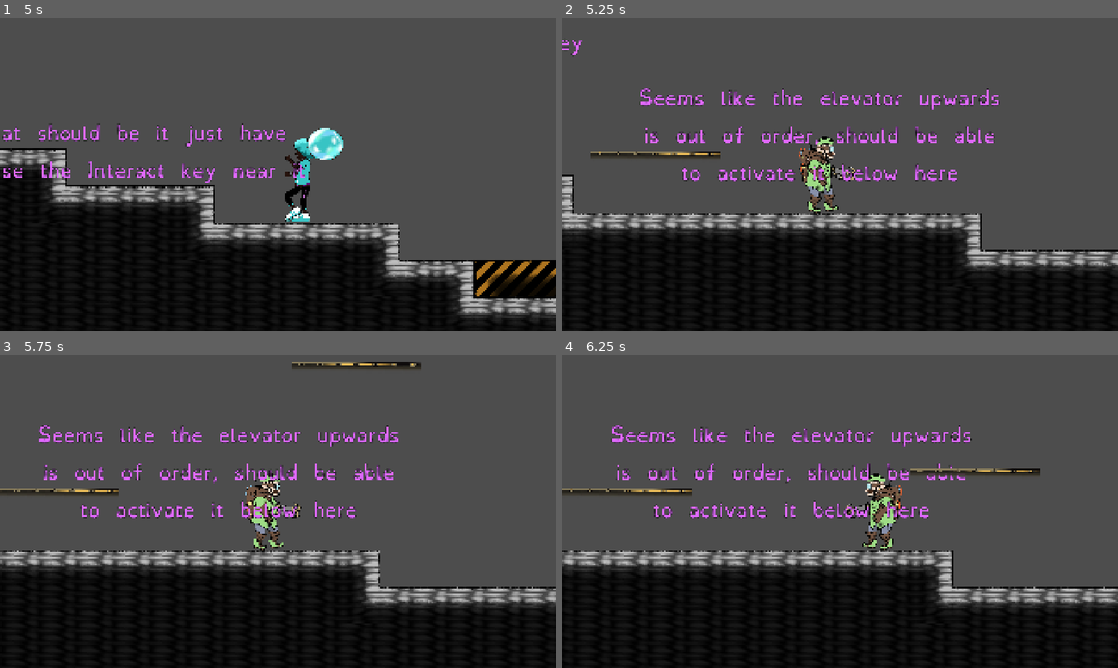
Above: before the commit, frames 1-4 (two rows, left to right).
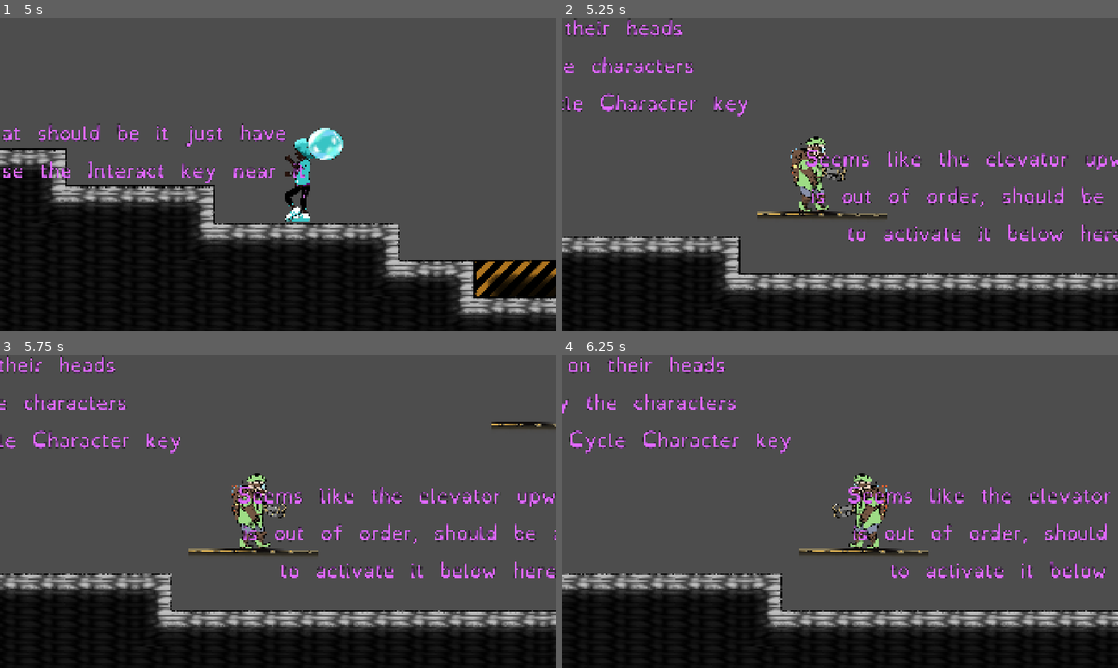
Above: after the commit, the same moments.

Repository: ArtemisMattle/escape
Game: Godot game, scene res://scenes/level.tscn
The game is run twice, just before and just after one commit, with the same random seed, the same clock (stepped at 60 frames per second) and the same inputs. This scene is started directly instead of the project's main scene.
Inputs (mouse positions are in pixels of both pictures, inside the frame that each line leads up to):
- Up to frame 1 (5 s): move the mouse to (400, 158) at 0.52 s; hold R (nextChar) 0.53-1.28 s; hold D (right) 0.53-2.03 s; click (400, 158) at 0.67 s; tap Space (jump) at 0.77, 1.52, 3.02, 3.77, 4.52 s; move the mouse to (166, 190) at 1.27 s; tap Q (special) at 1.35 s; move the mouse to (333, 105) at 2.02 s; hold A (left) 2.03-2.78 s; hold E (use) 2.03-2.78 s; move the mouse to (250, 237) at 2.77 s; hold D (right) 2.78-4.28 s; tap R (nextChar) at 2.85 s; click (250, 237) at 2.92 s; move the mouse to (266, 183) at 3.52 s; hold Q (special) 3.53-4.28 s; click (266, 183) at 3.67 s; move the mouse to (111, 127) at 4.27 s; hold A (left) from 4.28 s (still down); tap E (use) at 4.35 s
- Up to frame 2 (5.25 s): move the mouse to (867, 174) at 5.02 s; release A (left) at 5.03 s; hold D (right) from 5.03 s (still down); hold R (nextChar) from 5.03 s (still down); click (867, 174) at 5.17 s
- Up to frame 3 (5.75 s): keep holding D (right); keep holding R (nextChar)
- Up to frame 4 (6.25 s): move the mouse to (756, 433) at 5.77 s; release D (right) at 5.78 s; release R (nextChar) at 5.78 s; hold A (left) from 5.78 s (still down); tap Q (special) at 5.85 s; tap Space (jump) at 6.02 s

Frame 1 is identical in both runs. In frame 2, 24% of the frame differs, in the area x 0-100%, y 0-90%; in frame 3, 24%; in frame 4, 23%.

Commit message:
small addition

Diff:
--- a/scenes/grant_grapplinghook.tscn
+++ b/scenes/grant_grapplinghook.tscn
@@ -135,7 +135,6 @@
 shape = SubResource("CapsuleShape2D_5k2vy")
 
 [node name="Skeleton2D" type="Skeleton2D" parent="."]
-visible = false
 modification_stack = SubResource("SkeletonModificationStack2D_umcca")
 
 [node name="hip" type="Bone2D" parent="Skeleton2D"]
@@ -360,7 +359,7 @@
 position = Vector2(9, -74)
 
 [node name="handLT" type="Node2D" parent="ikTargets"]
-position = Vector2(330, -126)
+position = Vector2(479, -191)
 
 [node name="headT" type="Node2D" parent="ikTargets"]
 position = Vector2(176, -215)
--- a/scripts/playerCon.gd
+++ b/scripts/playerCon.gd
@@ -43,7 +43,8 @@
 			velocity.x = move_toward(velocity.x, direction * charMaxSpeed, charAcceleration * delta)
 		else:
 			velocity.x = move_toward(velocity.x, 0.0, 3.0 * charAcceleration * delta)
-
+	else:
+		velocity.x = move_toward(velocity.x, 0.0, 10.0 * charAcceleration * delta)
 	move_and_slide()
 
 func changeFacing() -> void:
